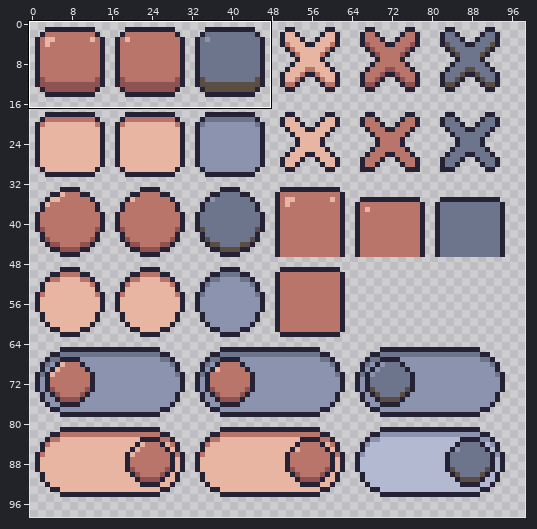
Two versions of one pixel-art file, theme.aseprite. The first picture is a wide view before the edit; the outline marks the close-up.
Close-up. Old version:
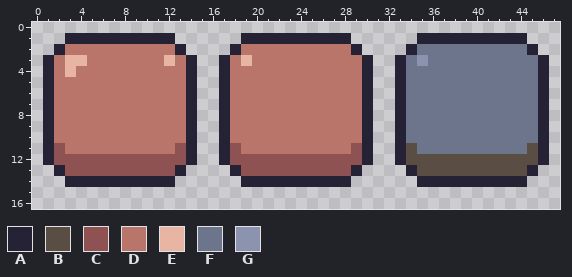
128x128 pixels, 1 frame. Shown: x 0..47, y 0..16. The wide view leaves out empty margins. The commit also changed other parts of the picture, which this record leaves out.
Palette (. is transparent): A #242234  B #5a4e44  C #8e5252  D #ba756a  E #e9b5a3  F #6d758d  G #8b93af
Pixels before, first column x 1:
 1 ..AAAAAAAAAA......AAAAAAAAAA......AAAAAAAAAA..
 2 .ADDDDDDDDDDA....ADDDDDDDDDDA....AFFFFFFFFFFA.
 3 ADEEDDDDDDDEDA..ADEDDDDDDDDDDA..AFGFFFFFFFFFFA
 4 ADEDDDDDDDDDDA..ADDDDDDDDDDDDA..AFFFFFFFFFFFFA
 5 ADDDDDDDDDDDDA..ADDDDDDDDDDDDA..AFFFFFFFFFFFFA
 6 ADDDDDDDDDDDDA..ADDDDDDDDDDDDA..AFFFFFFFFFFFFA
 7 ADDDDDDDDDDDDA..ADDDDDDDDDDDDA..AFFFFFFFFFFFFA
 8 ADDDDDDDDDDDDA..ADDDDDDDDDDDDA..AFFFFFFFFFFFFA
 9 ADDDDDDDDDDDDA..ADDDDDDDDDDDDA..AFFFFFFFFFFFFA
10 ADDDDDDDDDDDDA..ADDDDDDDDDDDDA..AFFFFFFFFFFFFA
11 ACDDDDDDDDDDCA..ACDDDDDDDDDDCA..ABFFFFFFFFFFBA
12 ACCCCCCCCCCCCA..ACCCCCCCCCCCCA..ABBBBBBBBBBBBA
13 .ACCCCCCCCCCA....ACCCCCCCCCCA....ABBBBBBBBBBA.
14 ..AAAAAAAAAA......AAAAAAAAAA......AAAAAAAAAA..
And afterwards:
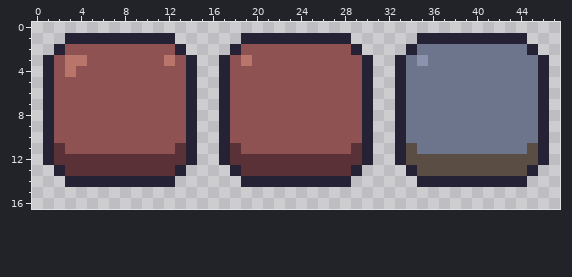
From old to new:
Colour C changes from #8e5252 to #5b3138.
Colour D changes from #ba756a to #8e5252.
Colour E changes from #e9b5a3 to #ba756a.
